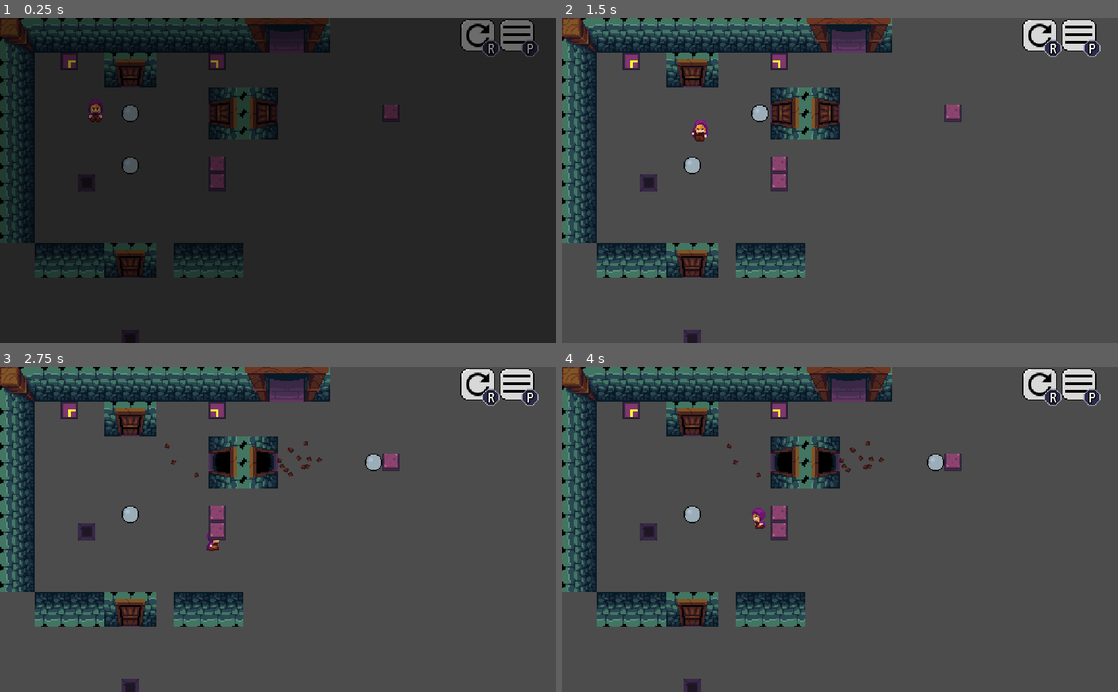
Above: before the commit, frames 1-4 (two rows, left to right).
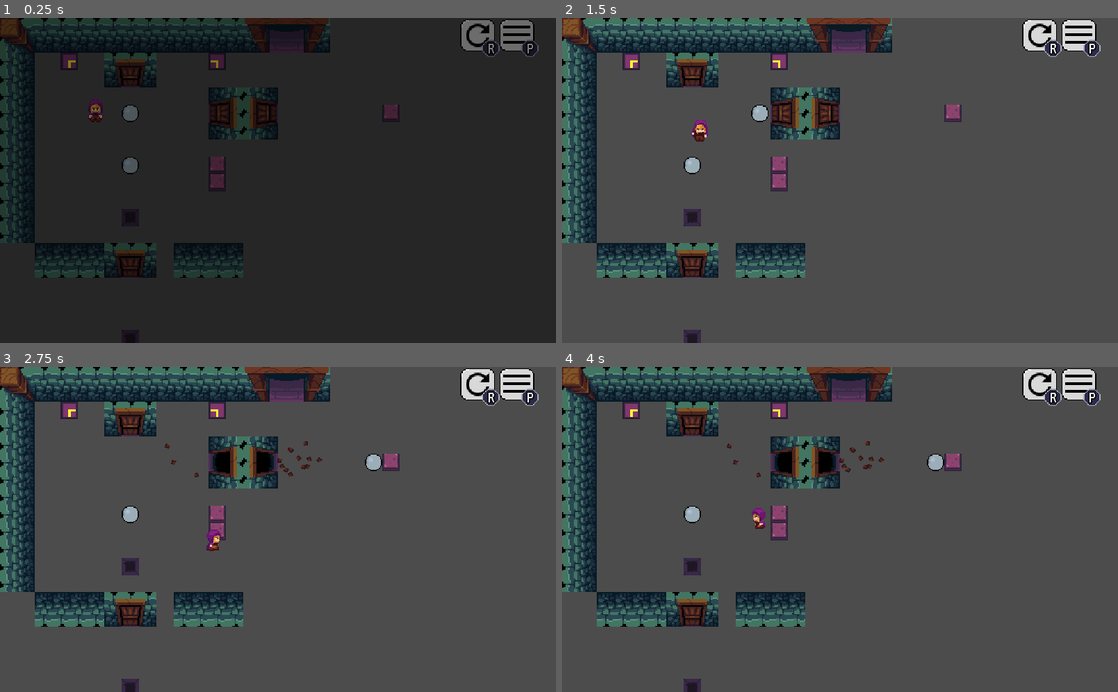
Above: after the commit, the same moments.

Repository: bc5g15/rock-push
Game: Godot game, scene res://Debug.tscn
Same seed, same stepped clock (60 frames per second), same inputs: the game is played once before the commit and once after it.
Inputs:
- Up to frame 1 (0.25 s): no input
- Up to frame 2 (1.5 s): tap Enter (ui_accept) at 0.5, 0.77 s; hold D (right) 0.53-1.28 s; hold S (down) from 1.28 s (still down)
- Up to frame 3 (2.75 s): tap Enter (ui_accept) at 1.52 s; release S (down) at 2.03 s; hold D (right) from 2.03 s (still down)
- Up to frame 4 (4 s): release D (right) at 2.78 s; hold W (up) 2.78-3.53 s; tap Enter (ui_accept) at 3.02, 3.77 s; hold A (left) from 3.53 s (still down)

The runs differ from the first frame. In frame 1, less than 0.1% of the frame differs, in the area x 14-25%, y 48-64%; in frame 2, 0.3%; in frame 3, 0.4%, in the area x 14-40%, y 48-65%; in frame 4, 0.3%.

Commit message:
Tweak debug positions

Diff:
--- a/Debug.tscn
+++ b/Debug.tscn
@@ -23,19 +23,19 @@
 tile_data = PoolIntArray( 0, 0, 0, 2, 5, 0, 3, 5, 0, 4, 5, 0, 5, 5, 0, 6, 5, 0, 7, 5, 0, 8, 5, 0, 9, 5, 0, 10, 5, 0, 11 …(294 unchanged characters)…
 
 [node name="Hole" parent="." instance=ExtResource( 8 )]
-position = Vector2( 72, 144 )
+position = Vector2( 112, 176 )
 
 [node name="Hole2" parent="." instance=ExtResource( 8 )]
 position = Vector2( 112, 288 )
-
-[node name="Player" parent="." instance=ExtResource( 1 )]
-position = Vector2( 80, 80 )
-collision_mask = 2147483651
 
 [node name="Active Backdrop" type="Node2D" parent="."]
 
 [node name="Obstructions" parent="Active Backdrop" instance=ExtResource( 7 )]
 tile_data = PoolIntArray( 327702, 0, 0, 524300, 0, 0, 589836, 0, 0 )
+
+[node name="Player" parent="." instance=ExtResource( 1 )]
+position = Vector2( 80, 80 )
+collision_mask = 2147483651
 
 [node name="ActiveObj" type="Node2D" parent="."]
 
